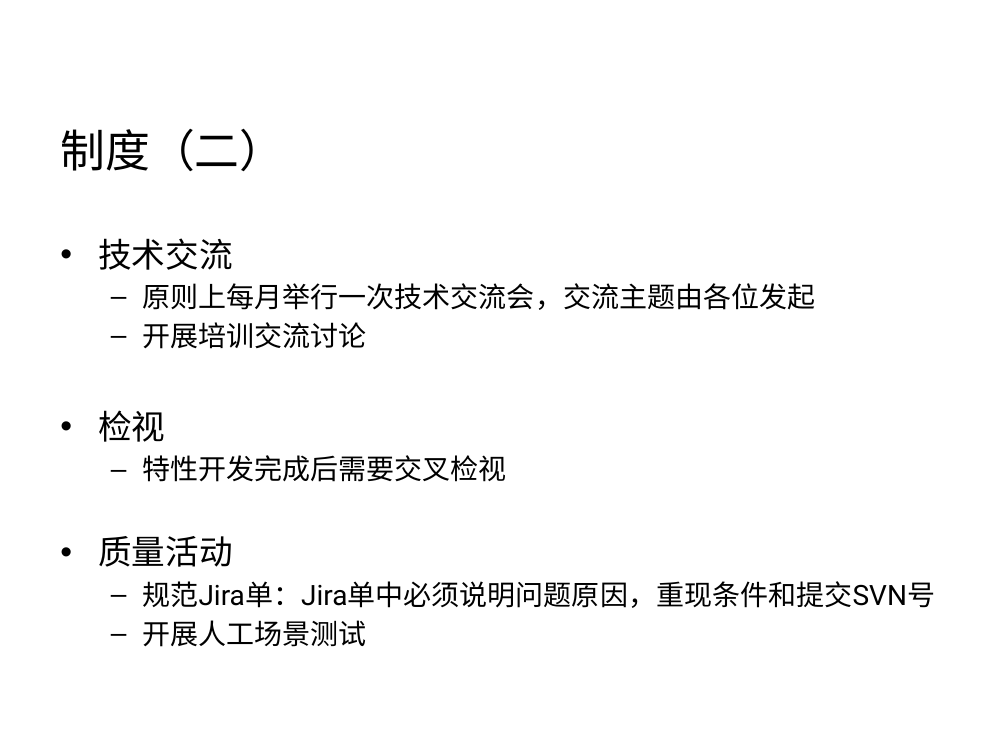
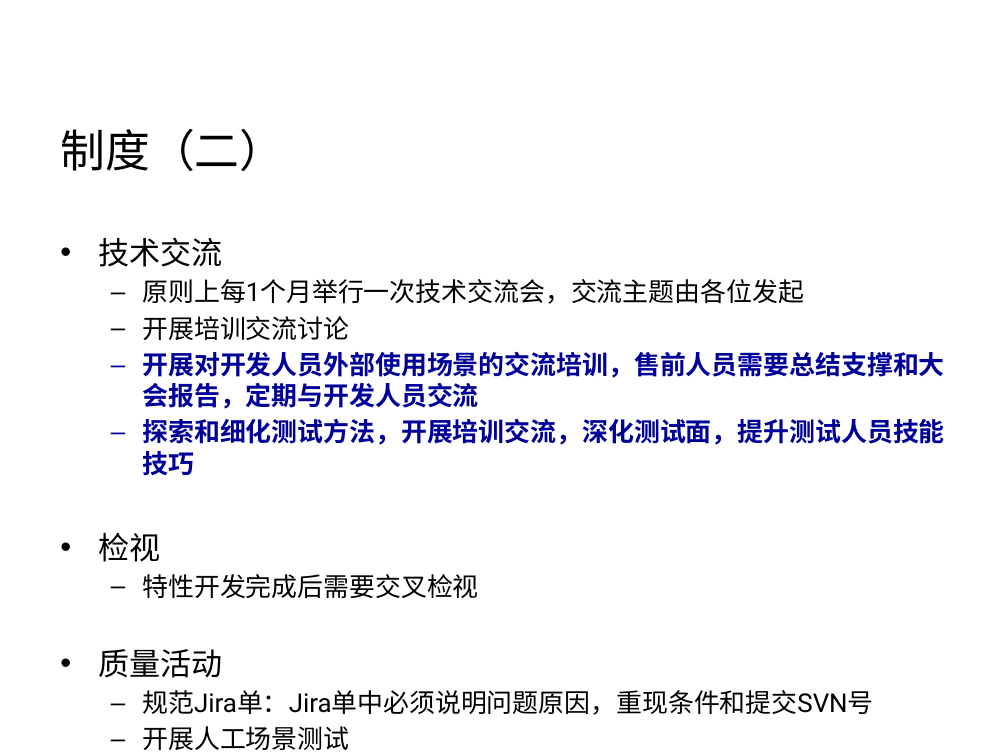
Before and after one commit to Vivian-hihi/SequoiaDB, a slide deck: slide 11 of internal_doc/01.需求特性/SequoiaDB_BP(2014_4).pptx. Drawn at 1008x756 pixels with LibreOffice and Linux fonts; fonts in the diff are those of the drawing; background and template pictures are left out. Boxes give left, top, right and bottom in pixels: in the first picture for what was removed or moved away, otherwise in the second. Text is boxed around its words. In the diff, an @@ line names an element or a change of style, - is before the commit and + after.

```diff
--- a/internal_doc/01.需求特性/SequoiaDB_BP(2014_4).pptx
+++ b/internal_doc/01.需求特性/SequoiaDB_BP(2014_4).pptx
@@ text at (x1=98, y1=238, x2=873, y2=750): size 24 to 22.2 pt in "技术交流", "检视", "质量活动"; size 20 to 18.5 pt in "开展培训交流讨论", "特性开发完成后需要交叉检视", "规范Jira单：Jira单中必须说明问题原因，重现条件和提交SVN号", "开展人工场景测试" @@
@@ text at (x1=142, y1=279, x2=804, y2=304): text changed; size 20 to 18.5 pt @@
-  – 原则上每月举行一次技术交流会，交流主题由各位发起
+  – 原则上每1个月举行一次技术交流会，交流主题由各位发起
@@ text at (x1=142, y1=352, x2=944, y2=476): paragraphs added @@
+  – 开展对开发人员外部使用场景的交流培训，售前人员需要总结支撑和大会报告，定期与开发人员交流
+  – 探索和细化测试方法，开展培训交流，深化测试面，提升测试人员技能技巧
```
Also in this commit, not shown: 2 other slides changed.
